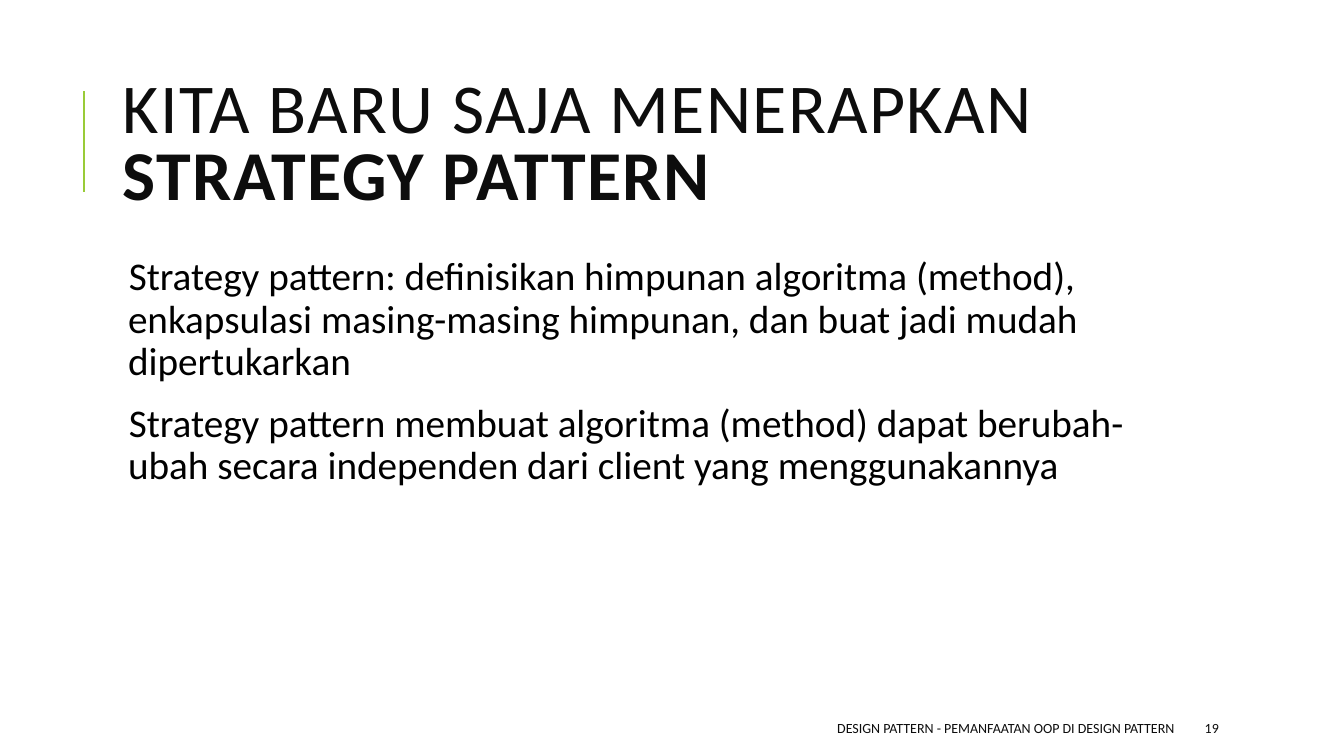
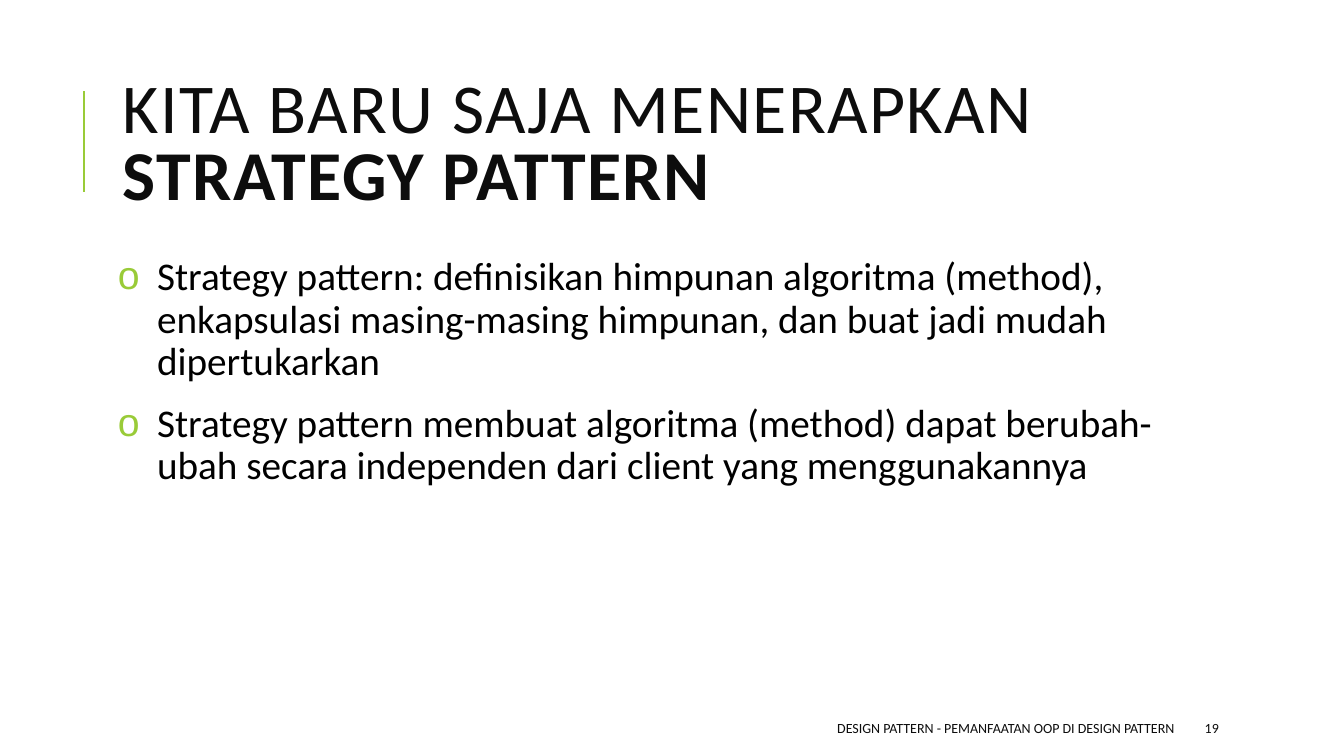
Before and after one commit to ksatria/MK-Design-Pattern, a slide deck: slide 19 of PPT/Design Pattern 2 - Review OOP dan Pemanfaatannya di Design Pattern.pptx. Drawn at 1344x756 pixels with LibreOffice and Linux fonts; fonts in the diff are those of the drawing. Boxes give left, top, right and bottom in pixels: in the first picture for what was removed or moved away, otherwise in the second. Text is boxed around its words. In the diff, an @@ line names an element or a change of style, - is before the commit and + after.

```diff
--- a/PPT/Design Pattern 2 - Review OOP dan Pemanfaatannya di Design Pattern.pptx
+++ b/PPT/Design Pattern 2 - Review OOP dan Pemanfaatannya di Design Pattern.pptx
@@ text "Strategy pattern: definisikan himpunan algoritma ..." at <box>157,261,1151,486</box>: bullet   to o @@
```
Also in this commit, not shown: 6 other slides changed.
